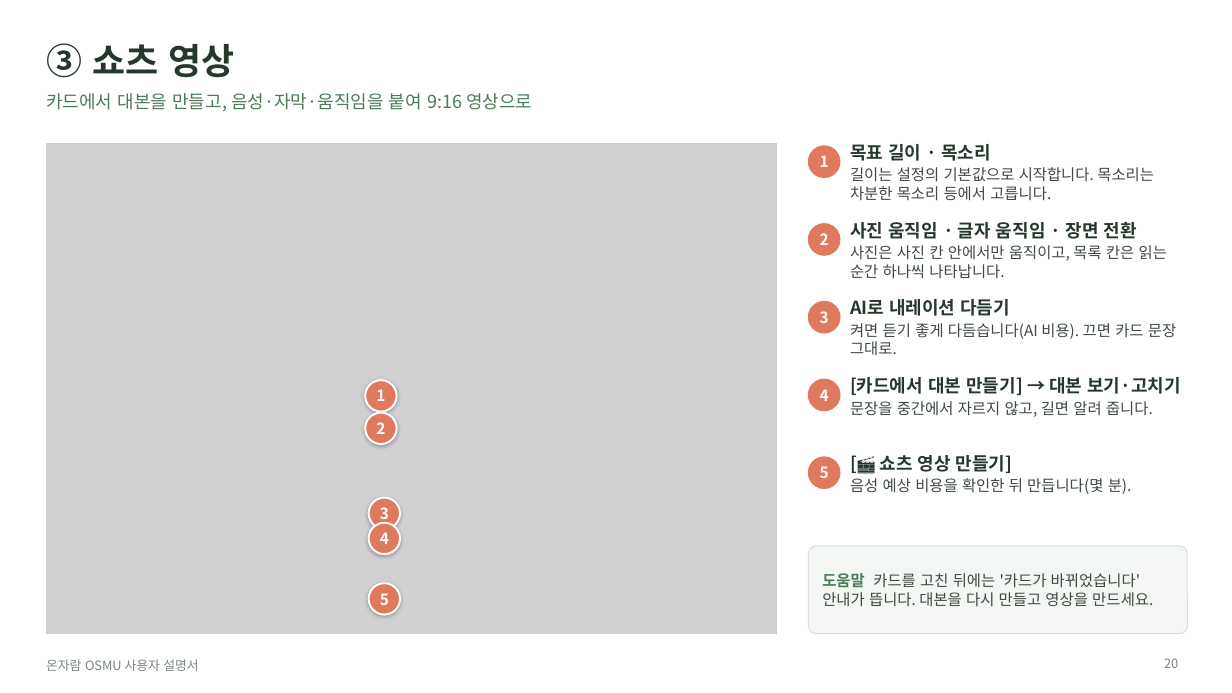
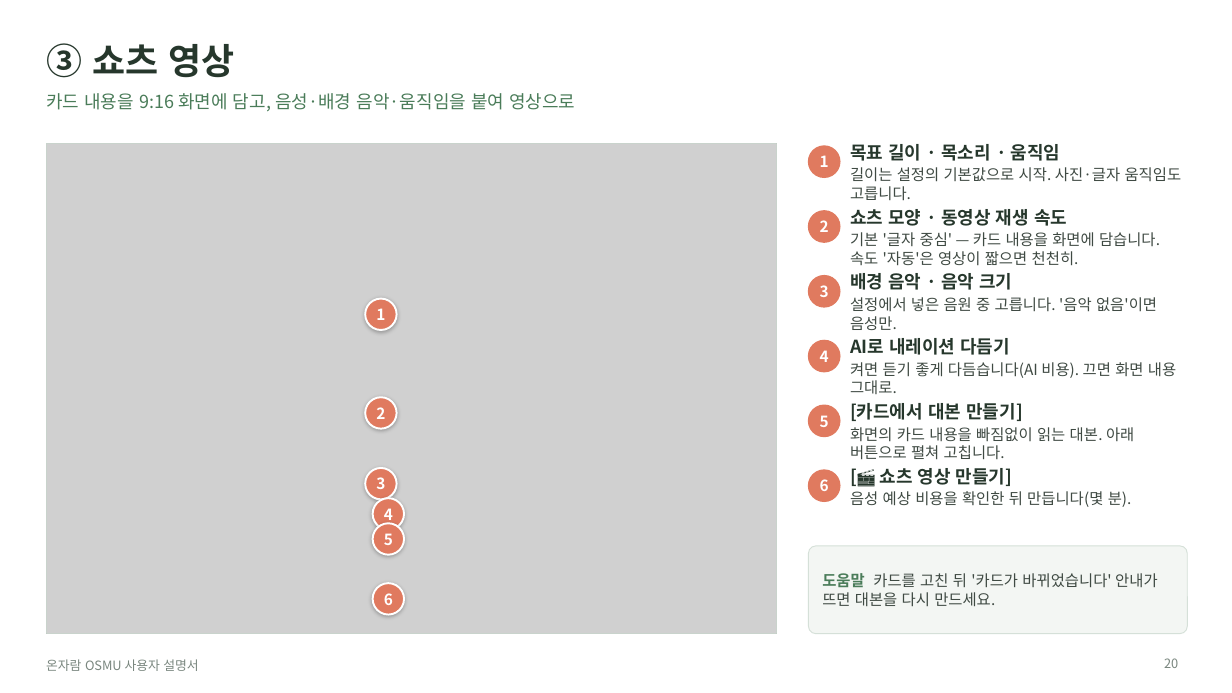
Before and after one commit to JaewooLee-AI/OSMU_onjaram, a slide deck: slide 20 of docs/manual/온자람_OSMU_사용자설명서.pptx. Drawn at 1232x693 pixels with LibreOffice and Linux fonts; fonts in the diff are those of the drawing; grey boxes stand for pictures. Boxes give left, top, right and bottom in pixels: in the first picture for what was removed or moved away, otherwise in the second. Text is boxed around its words. In the diff, an @@ line names an element or a change of style, - is before the commit and + after.

```diff
--- a/docs/manual/온자람_OSMU_사용자설명서.pptx
+++ b/docs/manual/온자람_OSMU_사용자설명서.pptx
@@ text at [46, 93, 575, 111]: text changed @@
-카드에서 대본을 만들고, 음성·자막·움직임을 붙여 9:16 영상으로
+카드 내용을 9:16 화면에 담고, 음성·배경 음악·움직임을 붙여 영상으로
@@ text at [850, 144, 1182, 201]: text changed @@
-목표 길이 · 목소리
-길이는 설정의 기본값으로 시작합니다. 목소리는 차분한 목소리 등에서 고릅니다.
+목표 길이 · 목소리 · 움직임
+길이는 설정의 기본값으로 시작. 사진·글자 움직임도 고릅니다.
@@ text added at [850, 209, 1160, 265], 12 pt, text #3F4A43 @@
+쇼츠 모양 · 동영상 재생 속도
+기본 '글자 중심' — 카드 내용을 화면에 담습니다. 속도 '자동'은 영상이 짧으면 천천히.
@@ text removed at [850, 222, 1167, 278] @@
-사진 움직임 · 글자 움직임 · 장면 전환
-사진은 사진 칸 안에서만 움직이고, 목록 칸은 읽는 순간 하나씩 나타납니다.
@@ text "1": place and size @@
-text "1" at [376, 389, 385, 401]
+text "1" at [376, 308, 385, 320]
@@ ellipse: place and size @@
-ellipse at [365, 380, 396, 411]
+ellipse at [365, 299, 396, 330]
@@ text "3": place and size @@
-text "3" at [820, 311, 829, 323]
+text "3" at [820, 285, 829, 297]
@@ ellipse: place and size @@
-ellipse at [809, 301, 840, 333]
+ellipse at [809, 275, 840, 307]
@@ text added at [850, 273, 1157, 330], 12 pt, text #3F4A43 @@
+배경 음악 · 음악 크기
+설정에서 넣은 음원 중 고릅니다. '음악 없음'이면 음성만.
@@ text "4": place and size @@
-text "4" at [820, 389, 829, 401]
+text "4" at [820, 350, 829, 362]
@@ ellipse added at [809, 340, 840, 372], fill #E07A5F, outline #E07A5F 1 pt @@
@@ text "AI로 내레이션 다듬기": place and size @@
-text "AI로 내레이션 다듬기" at [850, 299, 1176, 355]
+text "AI로 내레이션 다듬기" at [850, 338, 1176, 394]
@@ text at [850, 362, 1176, 394]: text changed @@
-켜면 듣기 좋게 다듬습니다(AI 비용). 끄면 카드 문장 그대로.
+켜면 듣기 좋게 다듬습니다(AI 비용). 끄면 화면 내용 그대로.
@@ 2 texts, 2 ellipses: place and size @@
-2 texts, 2 ellipses at [365, 224, 840, 445]
+2 texts, 2 ellipses at [365, 211, 840, 429]
@@ text "5": place and size @@
-text "5" at [820, 466, 829, 478]
+text "5" at [820, 415, 829, 427]
@@ ellipse: place and size @@
-ellipse at [809, 379, 840, 410]
+ellipse at [809, 406, 840, 437]
@@ text at [850, 403, 1134, 460]: text changed @@
-[카드에서 대본 만들기] → 대본 보기·고치기
-문장을 중간에서 자르지 않고, 길면 알려 줍니다.
+[카드에서 대본 만들기]
+화면의 카드 내용을 빠짐없이 읽는 대본. 아래 버튼으로 펼쳐 고칩니다.
@@ text "3" rewrapped from [380, 507, 389, 524] to [376, 477, 385, 489] @@
@@ ellipse added at [365, 468, 396, 499], fill #E07A5F, outline #FFFFFF 1.5 pt @@
@@ ellipse: place and size @@
-ellipse at [809, 457, 840, 489]
+ellipse at [809, 470, 840, 502]
@@ text added at [820, 479, 829, 491], 12 pt, text #FFFFFF, bold @@
+6
@@ text "[🎬 쇼츠 영상 만들기]": place and size @@
-text "[🎬 쇼츠 영상 만들기]" at [850, 455, 1132, 494]
+text "[🎬 쇼츠 영상 만들기]" at [850, 468, 1132, 507]
@@ text "4" rewrapped from [380, 532, 389, 544] to [384, 508, 393, 524] @@
@@ text "5": place and size @@
-text "5" at [380, 593, 389, 605]
+text "5" at [384, 533, 393, 545]
@@ 3 ellipses: place and size @@
-3 ellipses at [369, 498, 400, 615]
+3 ellipses at [372, 498, 404, 615]
@@ text added at [384, 593, 393, 605], 12 pt, text #FFFFFF, bold @@
+6
@@ text at [822, 573, 1157, 606]: text changed @@
-도움말 카드를 고친 뒤에는 '카드가 바뀌었습니다' 안내가 뜹니다. 대본을 다시 만들고 영상을 만드세요.
+도움말 카드를 고친 뒤 '카드가 바뀌었습니다' 안내가 뜨면 대본을 다시 만드세요.
```
Also in this commit, not shown: 9 other slides changed, 3 slides added, 1 slide removed, 7 other files.
